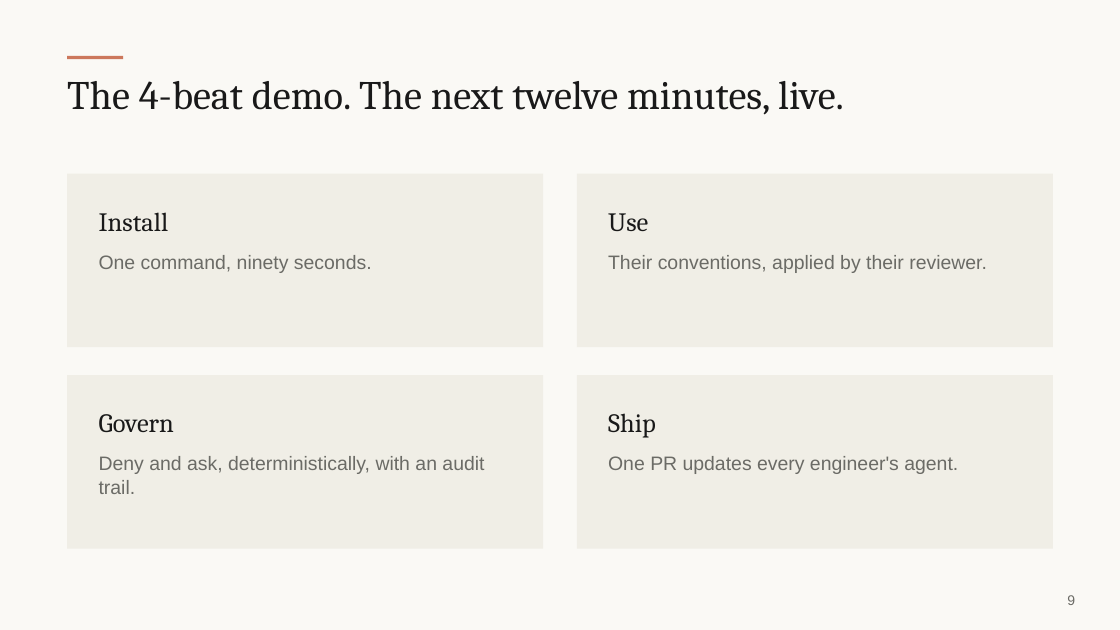
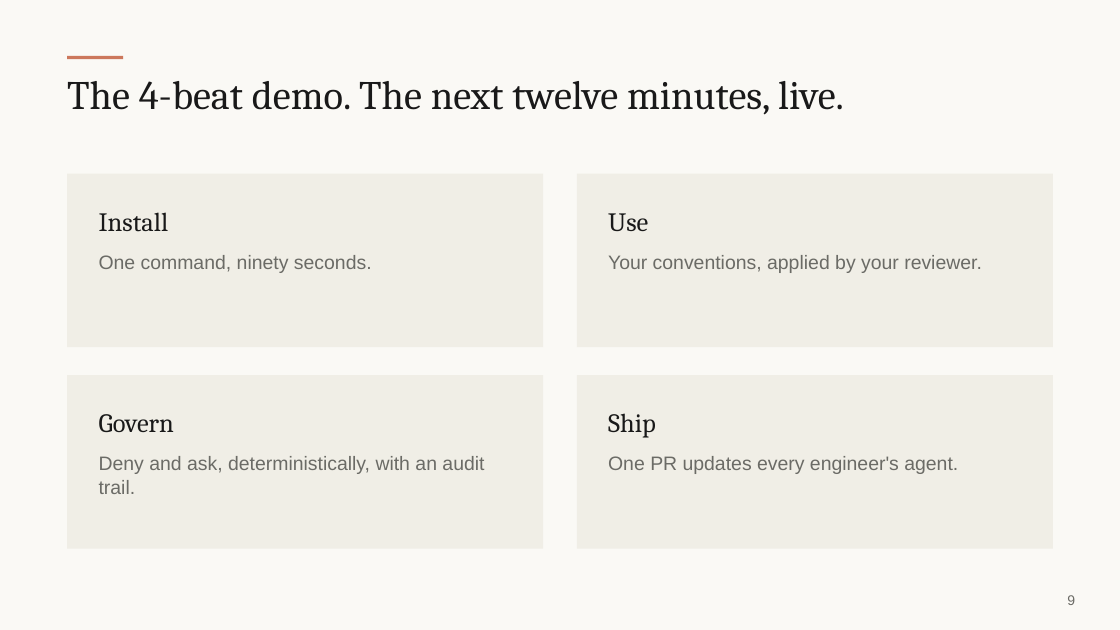
Before and after one commit to andymadson/data-platform-pack, a slide deck: slide 9 of enablement/deck/presentation-deck.pptx. Drawn at 1120x630 pixels with LibreOffice and Linux fonts; fonts in the diff are those of the drawing. Boxes give left, top, right and bottom in pixels: in the first picture for what was removed or moved away, otherwise in the second. Text is boxed around its words. In the diff, an @@ line names an element or a change of style, - is before the commit and + after.

```diff
--- a/enablement/deck/presentation-deck.pptx
+++ b/enablement/deck/presentation-deck.pptx
@@ text at [608, 255, 982, 273]: text changed @@
-Their conventions, applied by their reviewer.
+Your conventions, applied by your reviewer.
```
Also in this commit, not shown: 1 other slide changed, 9 other files.
